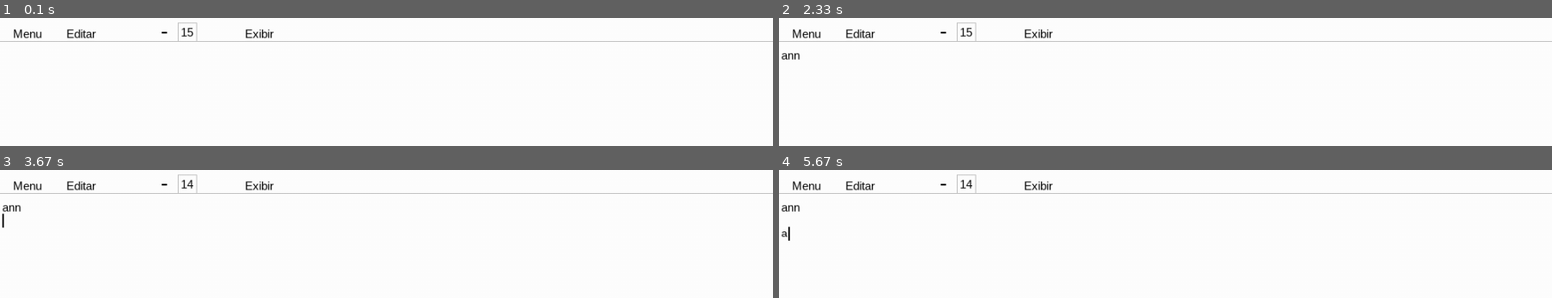
Above: before the commit, frames 1-4 (two rows, left to right).
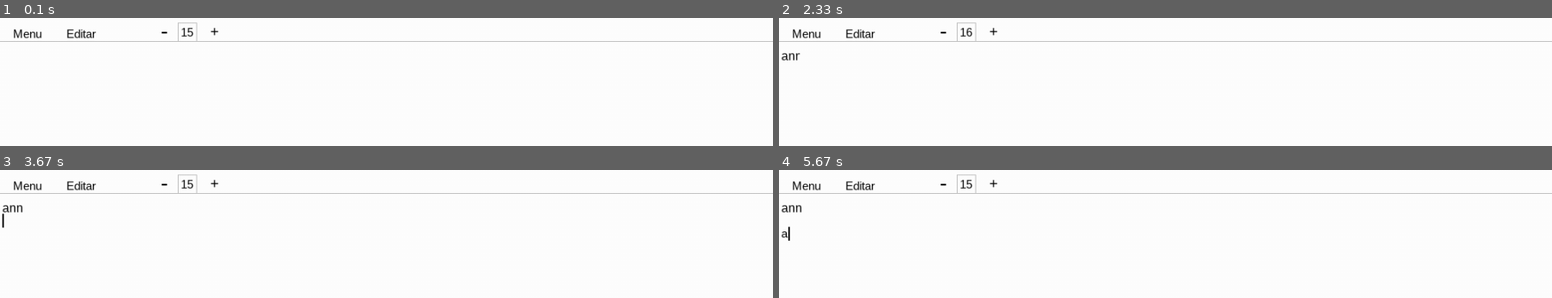
Above: after the commit, the same moments.

Repository: PedroGoulartbranco/Bloco-de-notas-pygame
Game: pygame game, started from main.py
Two runs of this game, one before a commit and one after it. Both use one fixed random seed, a clock stepped at 60 frames per second and the inputs below.
Inputs (mouse positions are in pixels of both pictures, inside the frame that each line leads up to):
- Up to frame 1 (0.1 s): no input
- Up to frame 2 (2.33 s): click (995, 30) at 0.38 s, where only the run after the commit has a clickable "+"; click (outside the picture) at 0.72 s; type "ann" at 2.1 s
- Up to frame 3 (3.67 s): tap Enter at 2.43 s; click "-" at 2.7 s; move the mouse to (outside the picture) at 2.98 s; click (outside the picture) at 3.03 s
- Up to frame 4 (5.67 s): tap Enter at 4.32 s; type "a" at 5.65 s

The runs differ from the first frame. In frame 1, 0.2% of the frame differs, in the area x 27-36%, y 7-16%; in frame 2, 0.3%; in frame 3, 0.3%; in frame 4, 0.4%, in the area x 0-36%, y 7-54%.

Commit message:
botao de aumentar fonte

Diff:
--- a/main.py
+++ b/main.py
@@ -17,6 +17,7 @@
 fonte_texto = pygame.font.SysFont('arial', tamanho_fonte_texto)
 fonte_botao_menos_mais = pygame.font.SysFont('arial', tamanho_fonte_aumentar_dominuir)
 fonte_texto_fixo = pygame.font.SysFont('arial', 15)
+fonte_sinal_mais = pygame.font.SysFont('arial', 19) #O sinal de + é muito grande
 
 linhas = [""]
 linhas = [
@@ -35,27 +36,27 @@
     texto_arquivo_opcoes =  fonte_menu.render("Menu", True, "black")
     texto_editar_opcoes =  fonte_menu.render("Editar", True, "black")
     texto_fonte_menos =  fonte_botao_menos_mais.render("-", True, "black")
-    texto_exibir_opcoes =  fonte_menu.render("Exibir", True, "black")
+    texto_fonte_mais =  fonte_sinal_mais.render("+", True, "black")
     texto_tamanho_atual_fonte = fonte_menu.render(f"{tamanho_fonte_texto}", True, "black")
 
     #Centralizar texto nos botoes
     texto_arquivo_opcoes_coordenada =  texto_arquivo_opcoes.get_rect(center=botao_arquivo.center)
     texto_editar_opcoes_coordenada =  texto_editar_opcoes.get_rect(center=botao_editar.center)
     texto_fonte_menos_coordenada =  texto_fonte_menos.get_rect(center=botao_texto_menos.center)
-    texto_exibir_opcoes_coordenada =  texto_exibir_opcoes.get_rect(center=botao_exibir.center)
+    texto_fonte_mais_coordenada =  texto_fonte_mais.get_rect(center=botao_texto_fonte_mais.center)
 
     texto_tamanho_atual_fonte_coordenada = texto_tamanho_atual_fonte.get_rect(center=caixa_fonte_tamanho.center)
 
     tela.blit(texto_arquivo_opcoes, texto_arquivo_opcoes_coordenada)
     tela.blit(texto_editar_opcoes, texto_editar_opcoes_coordenada)
     tela.blit(texto_fonte_menos, texto_fonte_menos_coordenada)
-    tela.blit(texto_exibir_opcoes, texto_exibir_opcoes_coordenada)
+    tela.blit(texto_fonte_mais, texto_fonte_mais_coordenada)
     tela.blit(texto_tamanho_atual_fonte, texto_tamanho_atual_fonte_coordenada)
 
 def desenhar_botoes():
     posicao_mouse = pygame.mouse.get_pos()
 
-    cor_botao_arquivo = cor_botao_editar = cor_fonte_menos = cor_botao_exibir = cor_fundo_caixa_tamanho_fonte = "white"
+    cor_botao_arquivo = cor_botao_editar = cor_fonte_menos = cor_fonte_mais = cor_fundo_caixa_tamanho_fonte = "white"
 
     #Criando os rects dos botoes
     botao_arquivo = pygame.Rect(0, 10, 70, 20)
@@ -63,7 +64,7 @@
     botao_texto_menos = pygame.Rect(200, 5, 25, 25)
     caixa_fonte_tamanho = pygame.Rect(230, 6, 25, 25)
     borda_caixa_fonte_tamanho = pygame.Rect(230, 6, 25, 25)
-    botao_exibir = pygame.Rect(300, 10, 70, 20)
+    botao_texto_fonte_mais = pygame.Rect(265, 5, 25, 25) #Sinal de +
 
     if botao_arquivo.collidepoint(posicao_mouse):
         cor_botao_arquivo = (229, 241, 251)
@@ -71,19 +72,19 @@
         cor_botao_editar = (229, 241, 251)
     if botao_texto_menos.collidepoint(posicao_mouse):
         cor_fonte_menos = (229, 241, 251)
-    if botao_exibir.collidepoint(posicao_mouse):
-        cor_botao_exibir = (229, 241, 251)
+    if botao_texto_fonte_mais.collidepoint(posicao_mouse):
+        cor_fonte_mais = (229, 241, 251)
     if caixa_fonte_tamanho.collidepoint(posicao_mouse):
         cor_fundo_caixa_tamanho_fonte = (229, 241, 251)
 
     pygame.draw.rect(tela, cor_botao_arquivo, botao_arquivo)
     pygame.draw.rect(tela, cor_botao_editar, botao_editar)
     pygame.draw.rect(tela, cor_fonte_menos, botao_texto_menos)
-    pygame.draw.rect(tela, cor_botao_exibir, botao_exibir)
+    pygame.draw.rect(tela, cor_fonte_mais, botao_texto_fonte_mais)
     pygame.draw.rect(tela, cor_fundo_caixa_tamanho_fonte, caixa_fonte_tamanho)
     pygame.draw.rect(tela, "gray", borda_caixa_fonte_tamanho, 1) #Borda caixa
 
-    return botao_arquivo, botao_editar, botao_exibir, botao_texto_menos, caixa_fonte_tamanho
+    return botao_arquivo, botao_editar, botao_texto_fonte_mais, botao_texto_menos, caixa_fonte_tamanho
 
 
 # loop principal
@@ -109,6 +110,10 @@
                 fonte_texto = pygame.font.SysFont('arial', tamanho_fonte_texto) #Atualiza a fonte
                 linhas[linha_atual]["fonte"] = fonte_texto
                 print(tamanho_fonte_texto)
+            if botao_texto_fonte_mais.collidepoint(posicao_mouse):
+                tamanho_fonte_texto += 1
+                fonte_texto = pygame.font.SysFont('arial', tamanho_fonte_texto) #Atualiza a fonte
+                linhas[linha_atual]["fonte"] = fonte_texto
 
     fonte_texto = pygame.font.SysFont('arial', tamanho_fonte_texto) #Atualiza a fonte
     posicao_mouse = pygame.mouse.get_pos()
@@ -116,7 +121,7 @@
     tela.fill("white")
     linha = pygame.draw.line(tela, ("gray"), (0, 30), (LARGURA, 30), 1)
 
-    botao_arquivo, botao_editar, botao_exibir, botao_texto_menos, caixa_fonte_tamanho = desenhar_botoes()
+    botao_arquivo, botao_editar, botao_texto_fonte_mais, botao_texto_menos, caixa_fonte_tamanho = desenhar_botoes()
     desenhar_texto()
 
     pygame.draw.rect(tela, "white", onde_digitar)
